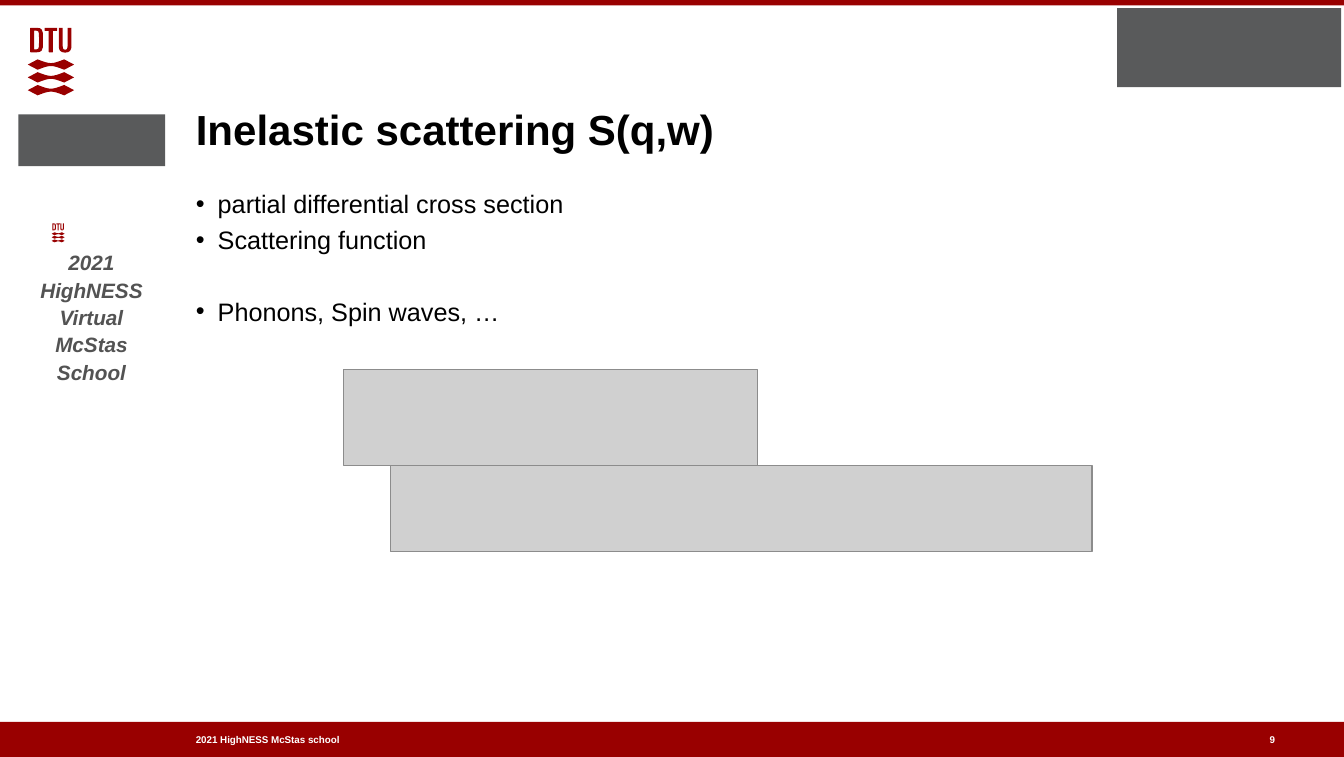
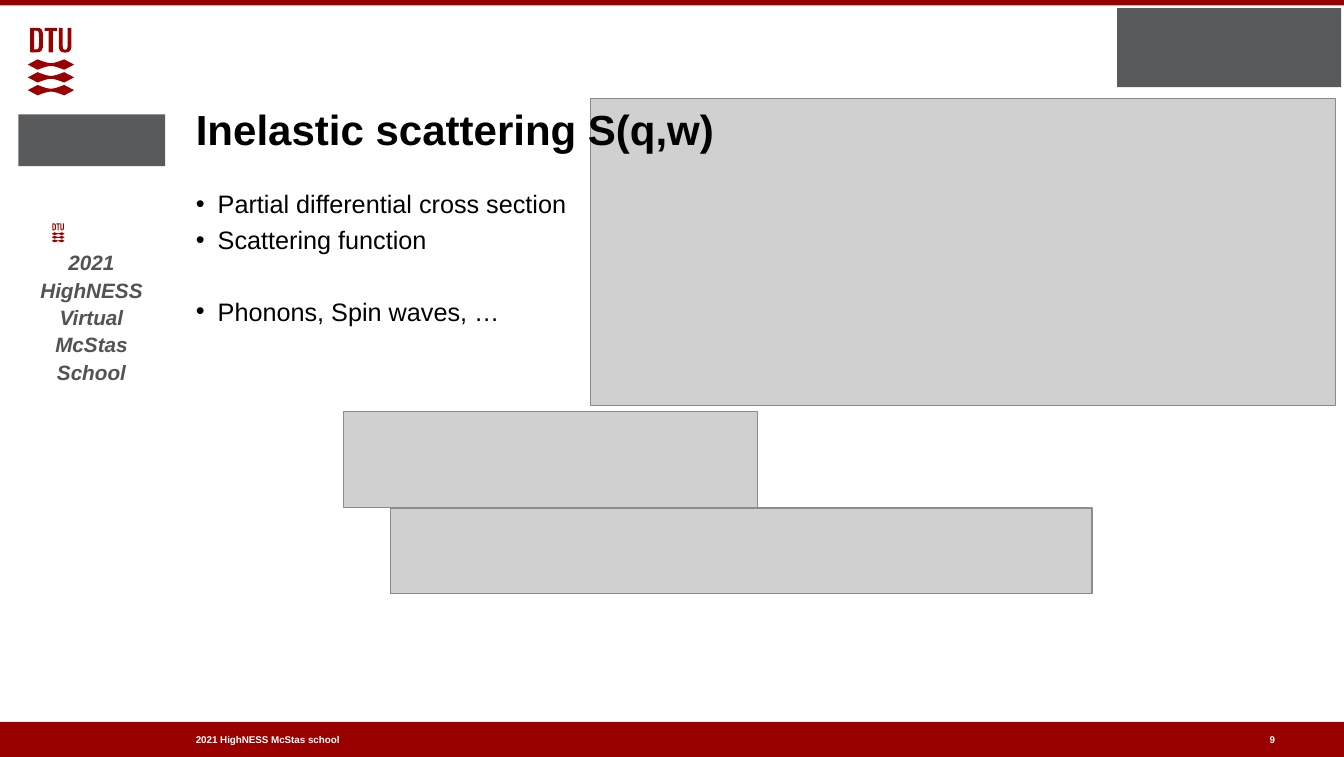
Before and after one commit to McStasMcXtrace/Schools, a slide deck: slide 9 of ESS_May_2021/Thursday_May_6th/2_Samples_II/More_samples.pptx. Drawn at 1344x757 pixels with LibreOffice and Linux fonts; fonts in the diff are those of the drawing; grey boxes stand for pictures; background and template pictures are left out. Boxes give left, top, right and bottom in pixels: in the first picture for what was removed or moved away, otherwise in the second. Text is boxed around its words. In the diff, an @@ line names an element or a change of style, - is before the commit and + after.

```diff
--- a/ESS_May_2021/Thursday_May_6th/2_Samples_II/More_samples.pptx
+++ b/ESS_May_2021/Thursday_May_6th/2_Samples_II/More_samples.pptx
@@ picture added at (x1=590, y1=99, x2=1335, y2=406) @@
@@ text at (x1=218, y1=194, x2=566, y2=214): text changed @@
-• partial differential cross section
+• Partial differential cross section
@@ picture moved from (x1=344, y1=369, x2=758, y2=466) to (x1=344, y1=411, x2=758, y2=508) @@
@@ picture moved from (x1=390, y1=466, x2=1092, y2=552) to (x1=390, y1=508, x2=1092, y2=593) @@
```
Also in this commit, not shown: 7 other slides changed, 6 slides added, 7 slides removed, 2 other files.
